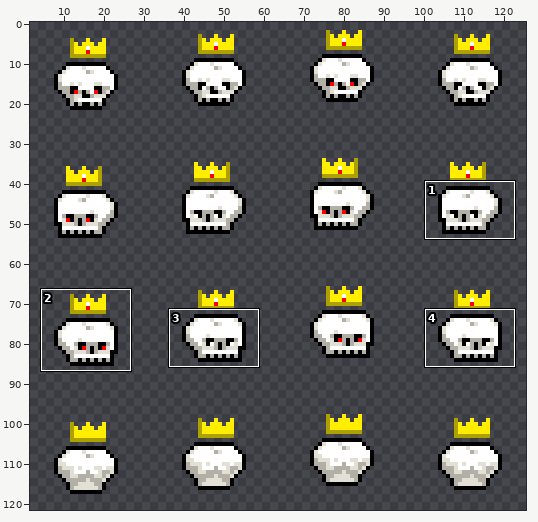
Two versions of one sprite sheet, local/asset/texture/player/5.png. The picture above shows the old version from afar; the outline marks the close-up.
Close-up. Earlier state:
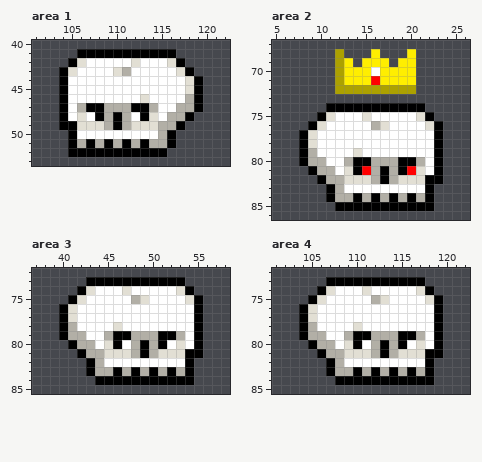
The file is 128x128 pixels. Shown: area 1: x 101..122, y 40..53; area 2: x 5..26, y 67..86; area 3: x 37..58, y 72..85; area 4: x 101..122, y 72..85. The wide view leaves out empty margins. The commit also changed other parts of the picture, which this record leaves out.
Once edited:
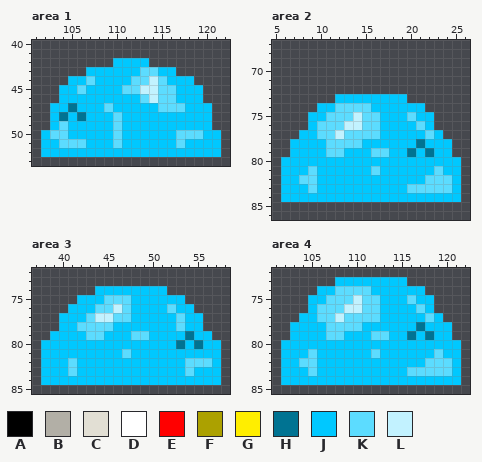
Palette (. is transparent): A #000000  B #b2afa6  C #e2dfd4  D #ffffff  E #ff0000  F #aca100  G #ffee00  H #007392  J #00c8ff  K #5cdcff  L #c2f2ff
Changes in this commit:
Changed rows in their new state; - is an unchanged pixel.
Area 1:
first column x 102:
41 ----...........-----
42 ---.....JJJJ....----
43 --...JJJJJJKKJJ..---
44 --.JJKJJJJKKLKJJJ.--
45 --JJKJJJJKKLLKKJJJ--
46 --JJJJJJJJJKLKKJJJ--
47 -JJHJJJKJJJJJKKKJJJ-
48 -JHJHJJJKJJJJJJJJJJ-
49 -JKJJJJJKJJJJJJJJJJ-
50 JKKJJJJJKJJJJJJKKKJJ
51 JJKKKJJJKJJJJJJKJJJJ
52 JJJJJJJJJJJJJJJJJJJJ
Area 2:
first column x 6:
68 ------.---.---.-----
69 ------..-...-..-----
70 ------.........-----
71 ------.........-----
72 ------.........-----
73 ------JJJJJJJJ------
74 ----JJKKKKJJJJJJ----
75 ---JJKKKLKKJJJKJJ---
76 ---JKKKLLKKJJJJKJ.--
77 --JJKKLKKKKJJJJJKJ--
78 -JJJJKKKKJJJJJJHJJJ-
79 -JJJJKKJJJKKJJHJHJJ-
80 JJJJJJJJJJJJJJJJJJJJ
81 JJJKJJJJJJKJJJJJJKJJ
82 JJKKJJJJJJJJJJJJKKKJ
83 JJJKJJJJJJJJJJKKKKKJ
84 JJJJJJJJJJJJJJJJJJJJ
85 ------...........---
Area 3:
first column x 38:
73 -----...........----
74 ----..JJJJJJJJ...---
75 ---.JJJKKKJJJJJJ..--
76 --.JJJKKLKJJJJKJJ.--
77 --JJJKLLKKJJJJJKJJ--
78 --JJKKKKJJJJJJJKJJ--
79 -JJJJKKJJJKKJJJJHJJ-
80 JJJJJJJJJJJJJJJHJHJJ
81 JJJJJJJJJKJJJJJJJJJJ
82 JJJKJJJJJJJJJJJJKKKJ
83 JJJKJJJJJJJJJJJJKJJJ
84 JJJJJJJJJJJJJJJJJJJJ
Area 4:
first column x 102:
73 -----.JJJJJJJJ..----
74 ----JJKKKKJJJJJJ.---
75 ---JJKKKLKKJJJKJJ.--
76 --.JKKKLLKKJJJJKJ.--
77 --JJKKLKKKKJJJJJKJ--
78 -JJJJKKKKJJJJJJHJJJ-
79 -JJJJKKJJJKKJJHJHJJ-
80 JJJJJJJJJJJJJJJJJJJJ
81 JJJKJJJJJJKJJJJJJKJJ
82 JJKKJJJJJJJJJJJJKKKJ
83 JJJKJJJJJJJJJJKKKKKJ
84 JJJJJJJJJJJJJJJJJJJJ
Boxes around the changes in both close-ups, in picture pixels (x1, y1, x2, y2):
changed: (41, 49, 221, 157)
changed: (281, 49, 461, 211)
changed: (41, 277, 221, 385)
changed: (281, 277, 461, 385)
